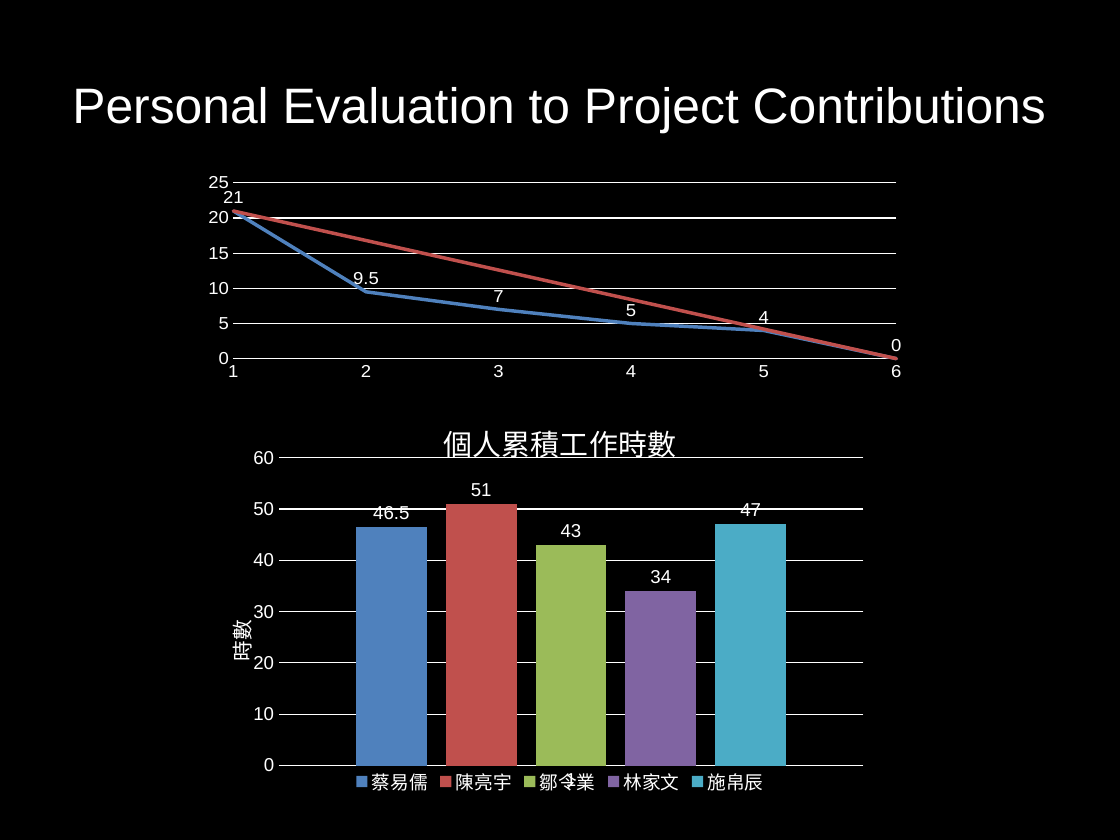
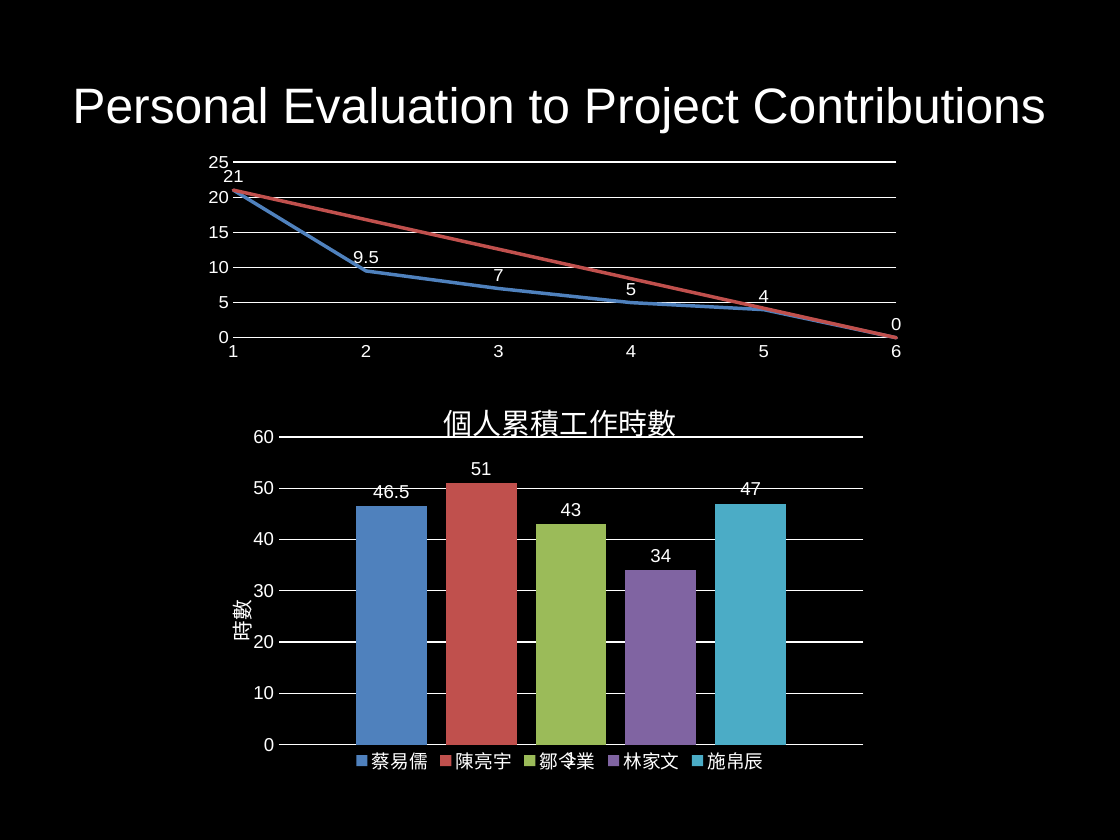
Before and after one commit to LutherTsaiTW/2015SoftwareEngineering, a slide deck: slide 4 of Phase03_Doc/Presentation/Final Presentations.pptx. Drawn at 1120x840 pixels with LibreOffice and Linux fonts; fonts in the diff are those of the drawing. Boxes give left, top, right and bottom in pixels: in the first picture for what was removed or moved away, otherwise in the second. Text is boxed around its words. In the diff, an @@ line names an element or a change of style, - is before the commit and + after.

```diff
--- a/Phase03_Doc/Presentation/Final Presentations.pptx
+++ b/Phase03_Doc/Presentation/Final Presentations.pptx
@@ line chart moved from (x1=208, y1=174, x2=912, y2=381) to (x1=208, y1=152, x2=912, y2=360) @@
@@ column chart moved from (x1=212, y1=402, x2=908, y2=800) to (x1=212, y1=381, x2=908, y2=778) @@
@@ column chart at (x1=212, y1=381, x2=908, y2=778) @@
@@ title "個人累積工作時數 " to "個人累積工作時數" @@
@@ value axis title "時數 " to "時數" @@
```
Also in this commit, not shown: 6 other slides changed, 5 other files.
